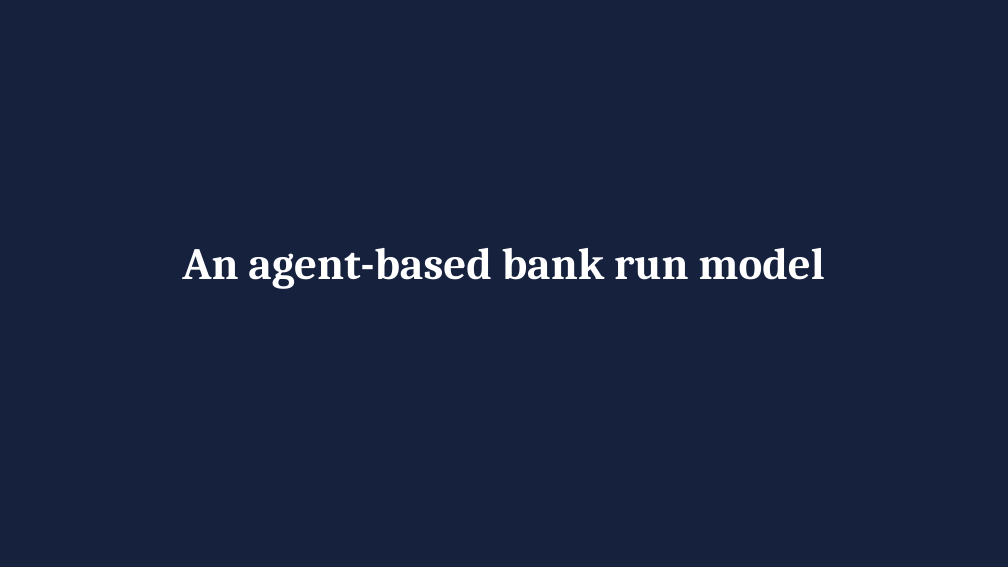
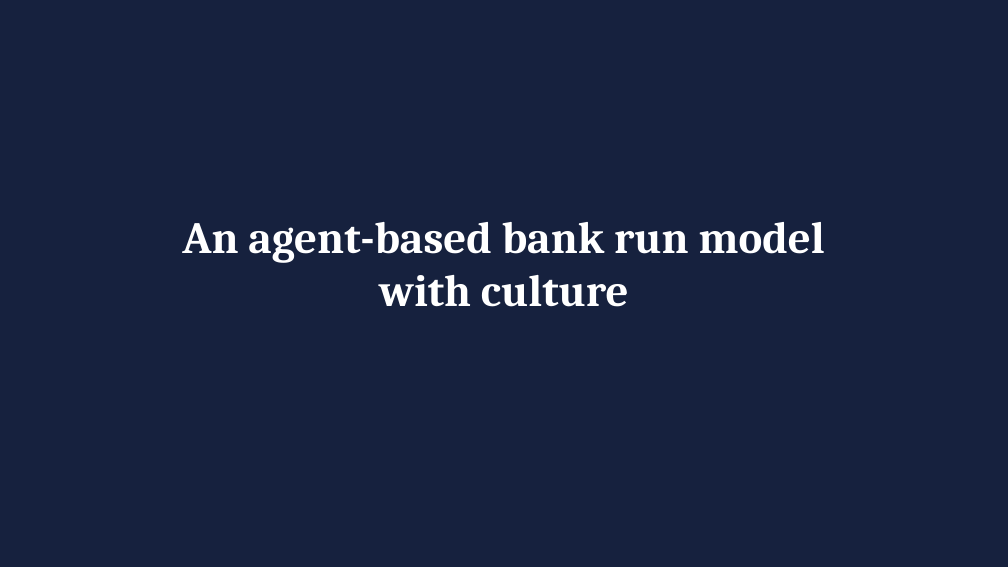
Before and after one commit to wlstover/BankRuns5, a slide deck: slide 6 of docs/deck_2026-10-26_seminar.pptx. Drawn at 1008x567 pixels with LibreOffice and Linux fonts; fonts in the diff are those of the drawing. Boxes give left, top, right and bottom in pixels: in the first picture for what was removed or moved away, otherwise in the second. Text is boxed around its words. In the diff, an @@ line names an element or a change of style, - is before the commit and + after.

```diff
--- a/docs/deck_2026-10-26_seminar.pptx
+++ b/docs/deck_2026-10-26_seminar.pptx
@@ title at [182,222,825,307]: text changed @@
-An agent-based bank run model
+An agent-based bank run model
+with culture
```
Also in this commit, not shown: 2 other files.
